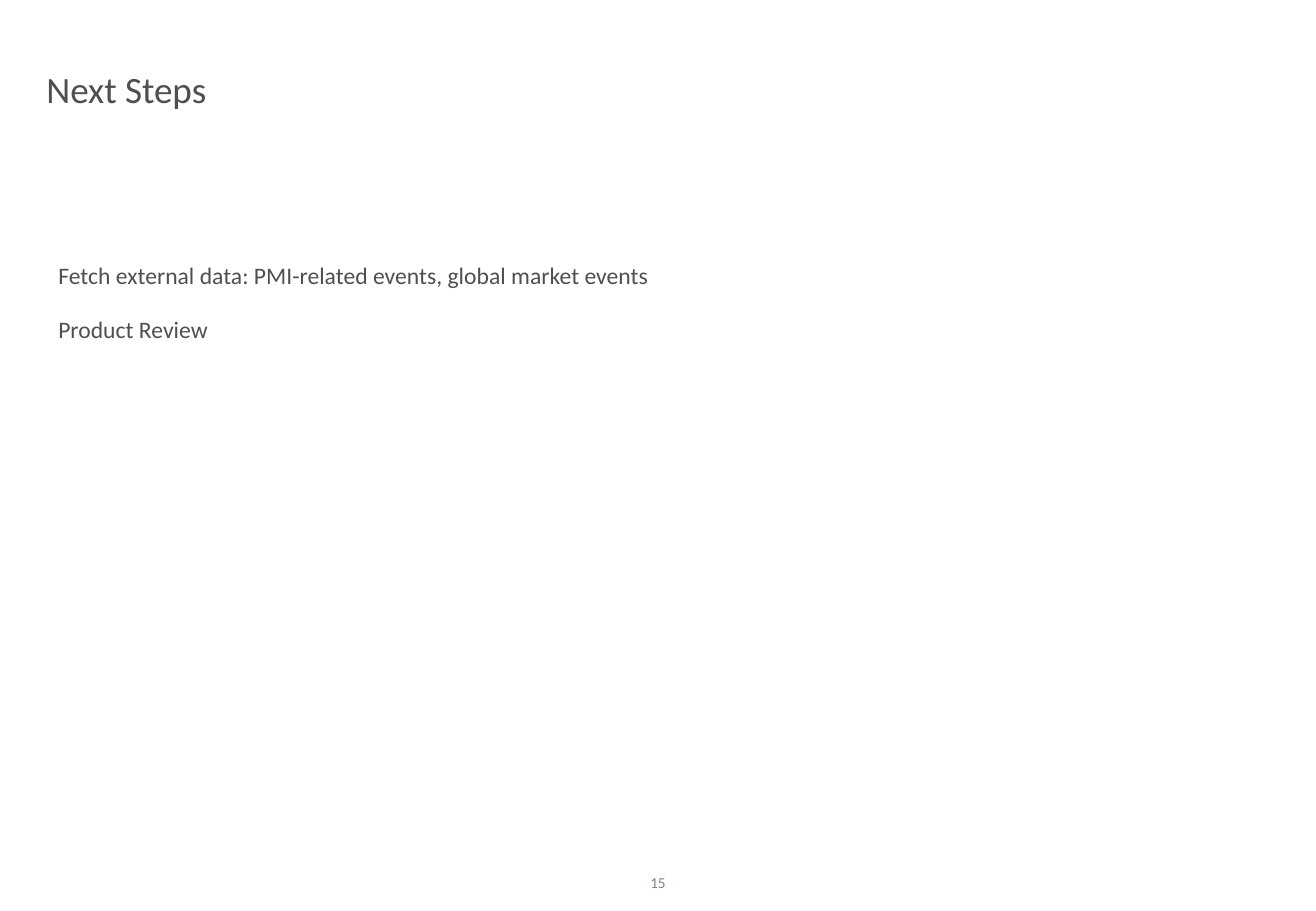
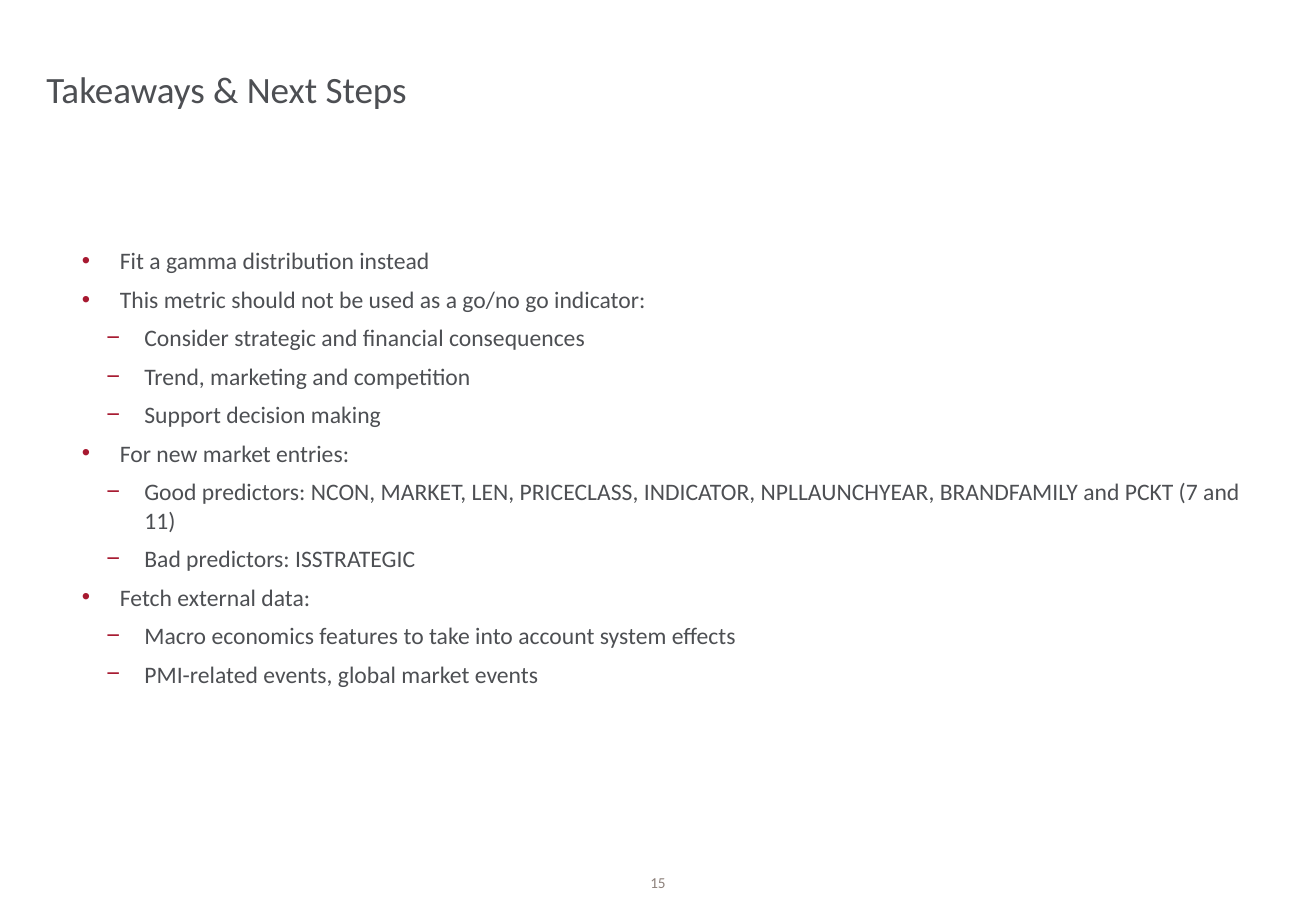
Before and after one commit to lbaligand/PMItest, a slide deck: slide 15 of Presentation.pptx. Drawn at 1316x911 pixels with LibreOffice and Linux fonts; fonts in the diff are those of the drawing. Boxes give left, top, right and bottom in pixels: in the first picture for what was removed or moved away, otherwise in the second. Text is boxed around its words. In the diff, an @@ line names an element or a change of style, - is before the commit and + after.

```diff
--- a/Presentation.pptx
+++ b/Presentation.pptx
@@ title at (46,77,407,109): text changed @@
-Next Steps
+Takeaways & Next Steps
@@ text at (120,252,1239,687): text changed @@
-Fetch external data: PMI-related events, global market events
-Product Review
+  • Fit a gamma distribution instead
+  • This metric should not be used as a go/no go indicator:
+    − Consider strategic and financial consequences
+    − Trend, marketing and competition
+    − Support decision making
+  • For new market entries:
+    − Good predictors: NCON, MARKET, LEN, PRICECLASS, INDICATOR, NPLLAUNCHYEAR, BRANDFAMILY and PCKT (7 and 11)
+    − Bad predictors: ISSTRATEGIC
+  • Fetch external data:
+    − Macro economics features to take into account system effects
+    − PMI-related events, global market events
```
Also in this commit, not shown: 6 other slides changed, 4 slides added, 4 slides removed.
